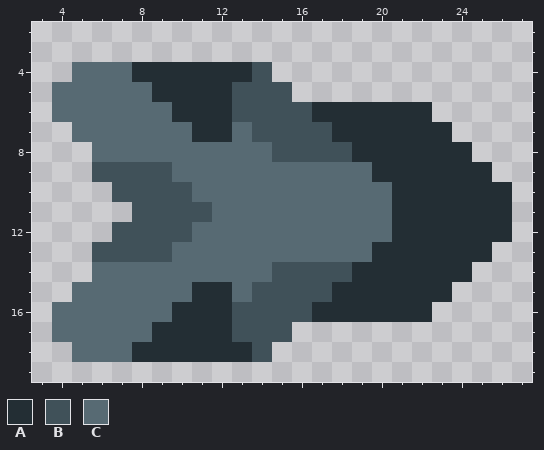
Pixel-art sprite -- sprites/units/01-leg-base.png. This is how it looked before the edit.
The file is 31x23 pixels. Shown: x 3..27, y 2..19.
Palette (. is transparent): A #232e34  B #405159  C #576a73
Pixels before, first column x 4:
 4 .CCCAAAAAAB............
 5 CCCCCAAAABBB...........
 6 CCCCCCAAABBBBAAAAAA....
 7 .CCCCCCAACBBBBAAAAAA...
 8 ..CCCCCCCCCBBBBAAAAAA..
 9 ..BBBBCCCCCCCCCCAAAAAA.
10 ...BBBBCCCCCCCCCCAAAAAA
11 ....BBBBCCCCCCCCCAAAAAA
12 ...BBBBCCCCCCCCCCAAAAAA
13 ..BBBBCCCCCCCCCCAAAAAA.
14 ..CCCCCCCCCBBBBAAAAAA..
15 .CCCCCCAACBBBBAAAAAA...
16 CCCCCCAAABBBBAAAAAA....
17 CCCCCAAAABBB...........
18 .CCCAAAAAAB............
Now the later version:
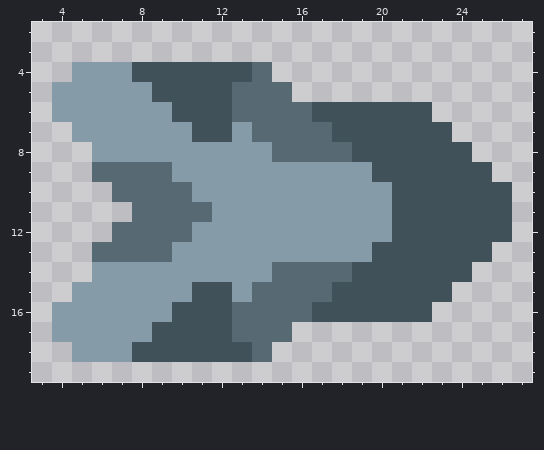
Edits made:
colour A: #232e34 -> #405159
colour B: #405159 -> #576a73
colour C: #576a73 -> #859ba8
